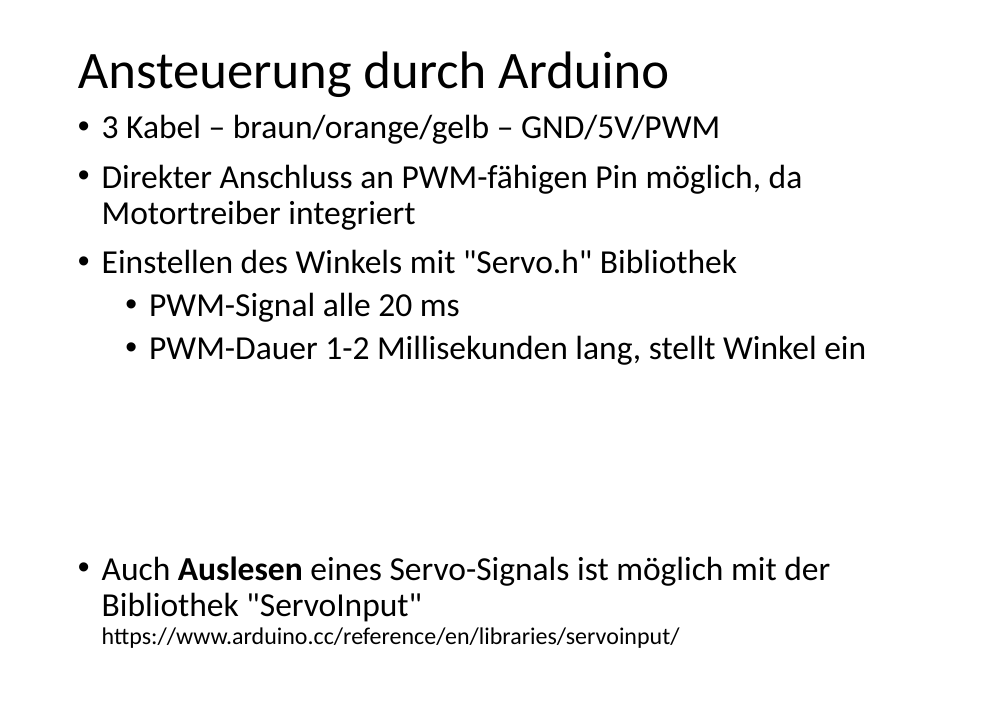
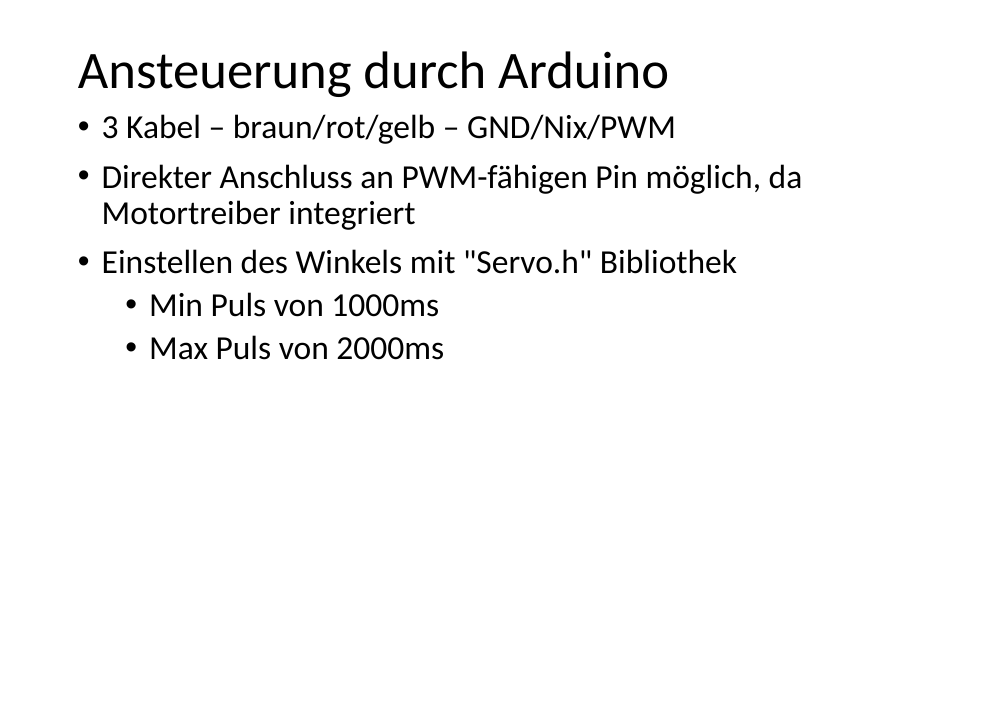
Before and after one commit to markhoff28/ztlArduinoCourse, a slide deck: slide 4 of Advanced/Workshop BL DC-Motor.odp (slide 3 before the commit). Drawn at 1008x713 pixels with LibreOffice and Linux fonts; fonts in the diff are those of the drawing. Boxes give left, top, right and bottom in pixels: in the first picture for what was removed or moved away, otherwise in the second. Text is boxed around its words. In the diff, an @@ line names an element or a change of style, - is before the commit and + after.

```diff
--- a/Advanced/Workshop BL DC-Motor.odp
+++ b/Advanced/Workshop BL DC-Motor.odp
@@ text at <box>102,114,676,144</box>: text changed @@
-• 3 Kabel – braun/orange/gelb – GND/5V/PWM
+• 3 Kabel – braun/rot/gelb – GND/Nix/PWM
@@ text at <box>149,292,444,360</box>: text changed @@
-  • PWM-Signal alle 20 ms
-  • PWM-Dauer 1-2 Millisekunden lang, stellt Winkel ein
-• Auch Auslesen eines Servo-Signals ist möglich mit der Bibliothek "ServoInput"
-  https://www.arduino.cc/reference/en/libraries/servoinput/
+  • Min Puls von 1000ms
+  • Max Puls von 2000ms
```
Also in this commit, not shown: 3 other slides changed, 1 slide added, 1 slide removed, 1 other file.
